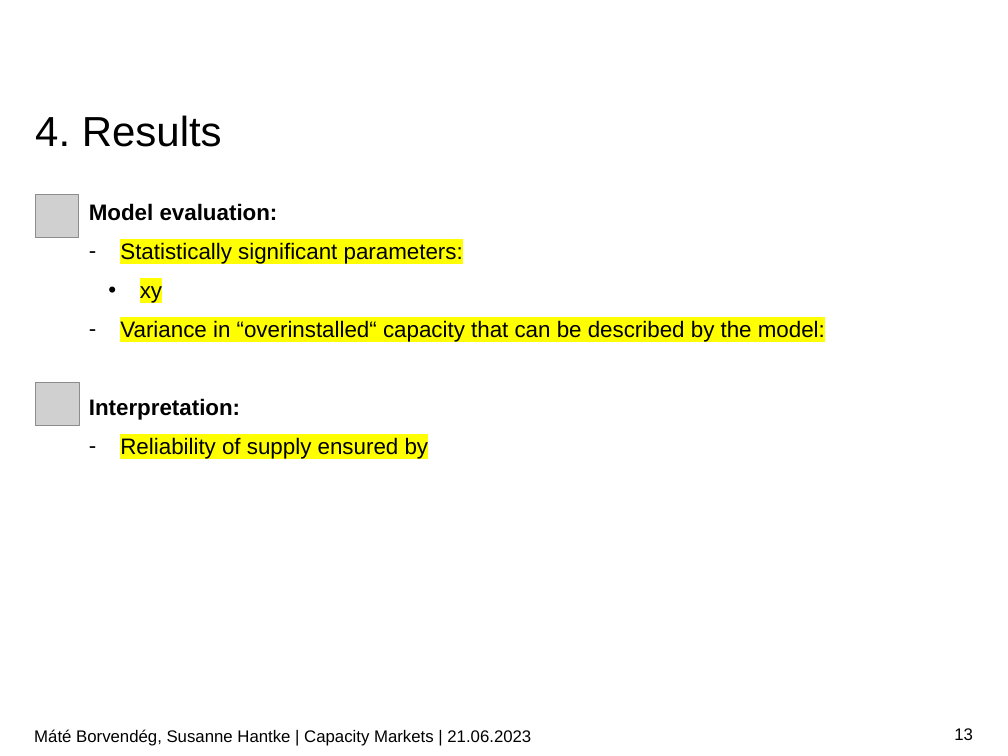
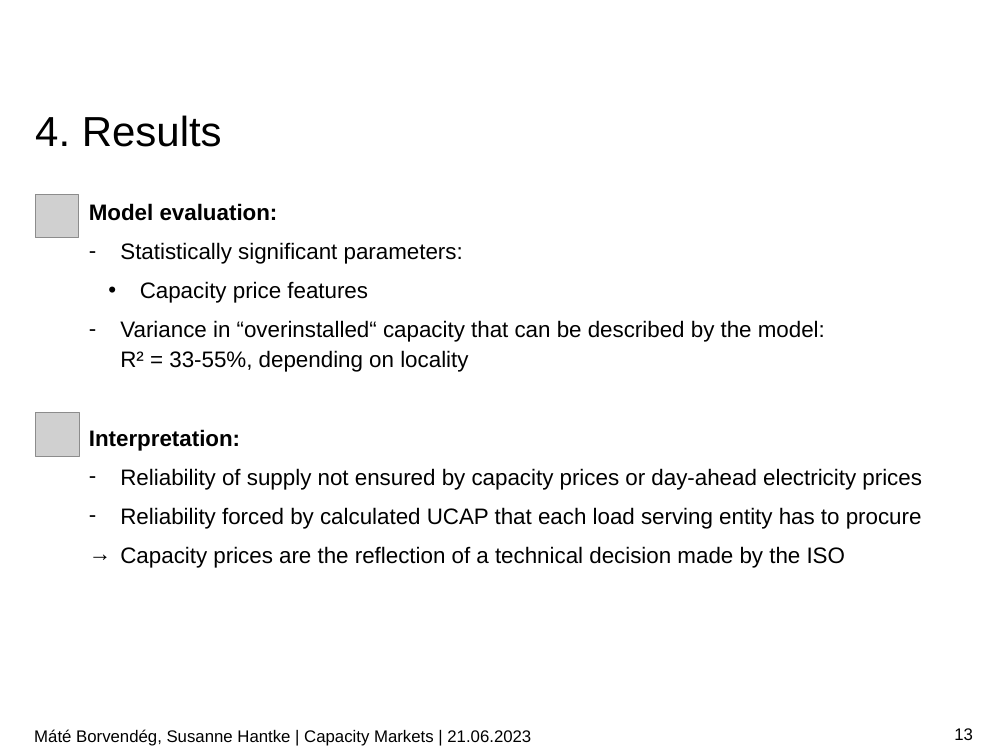
Before and after one commit to borvendegmate/tum_power_system_economics, a slide deck: slide 13 of Final_Presentation_Borvendeg_Hantke.pptx. Drawn at 1008x756 pixels with LibreOffice and Linux fonts; fonts in the diff are those of the drawing; grey boxes stand for pictures; background and template pictures are left out. Boxes give left, top, right and bottom in pixels: in the first picture for what was removed or moved away, otherwise in the second. Text is boxed around its words. In the diff, an @@ line names an element or a change of style, - is before the commit and + after.

```diff
--- a/Final_Presentation_Borvendeg_Hantke.pptx
+++ b/Final_Presentation_Borvendeg_Hantke.pptx
@@ text at (120, 242, 463, 264): highlight #FFFF00 to none in "Statistically significant parameters:" @@
@@ text at (120, 281, 825, 372): text changed @@
-  • xy
-– Variance in “overinstalled“ capacity that can be described by the model:
+  • Capacity price features
+– Variance in “overinstalled“ capacity that can be described by the model:
+  R² = 33-55%, depending on locality
@@ picture: place and size @@
-picture at (35, 382, 79, 425)
+picture at (35, 412, 79, 456)
@@ text at (120, 468, 922, 568): text changed @@
-– Reliability of supply ensured by
+– Reliability of supply not ensured by capacity prices or day-ahead electricity prices
+– Reliability forced by calculated UCAP that each load serving entity has to procure
+→ Capacity prices are the reflection of a technical decision made by the ISO
```
Also in this commit, not shown: 3 other slides changed, 1 other file.
